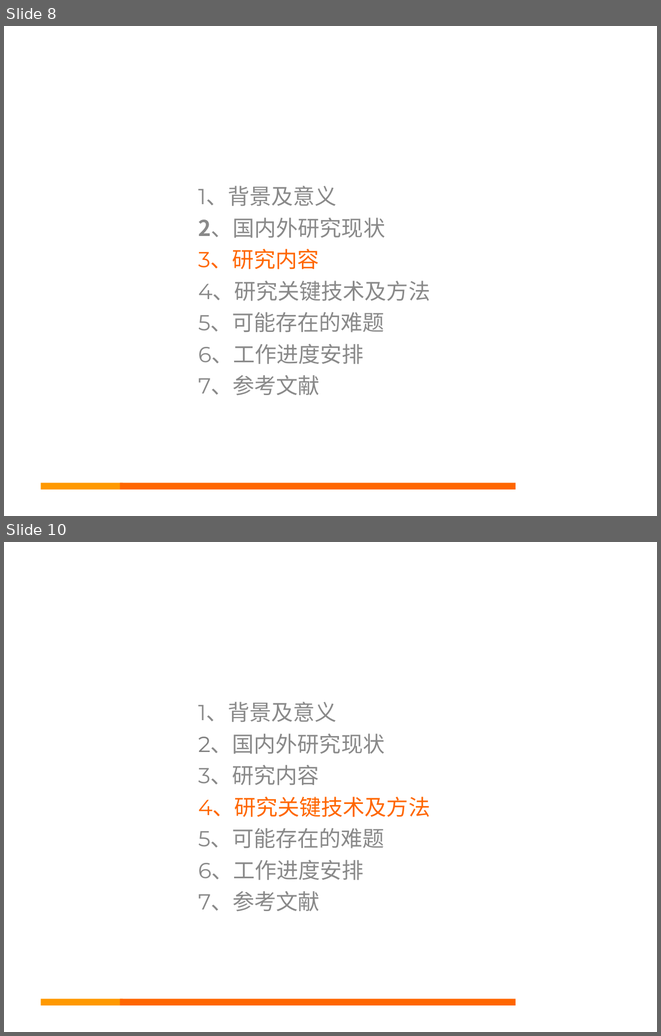
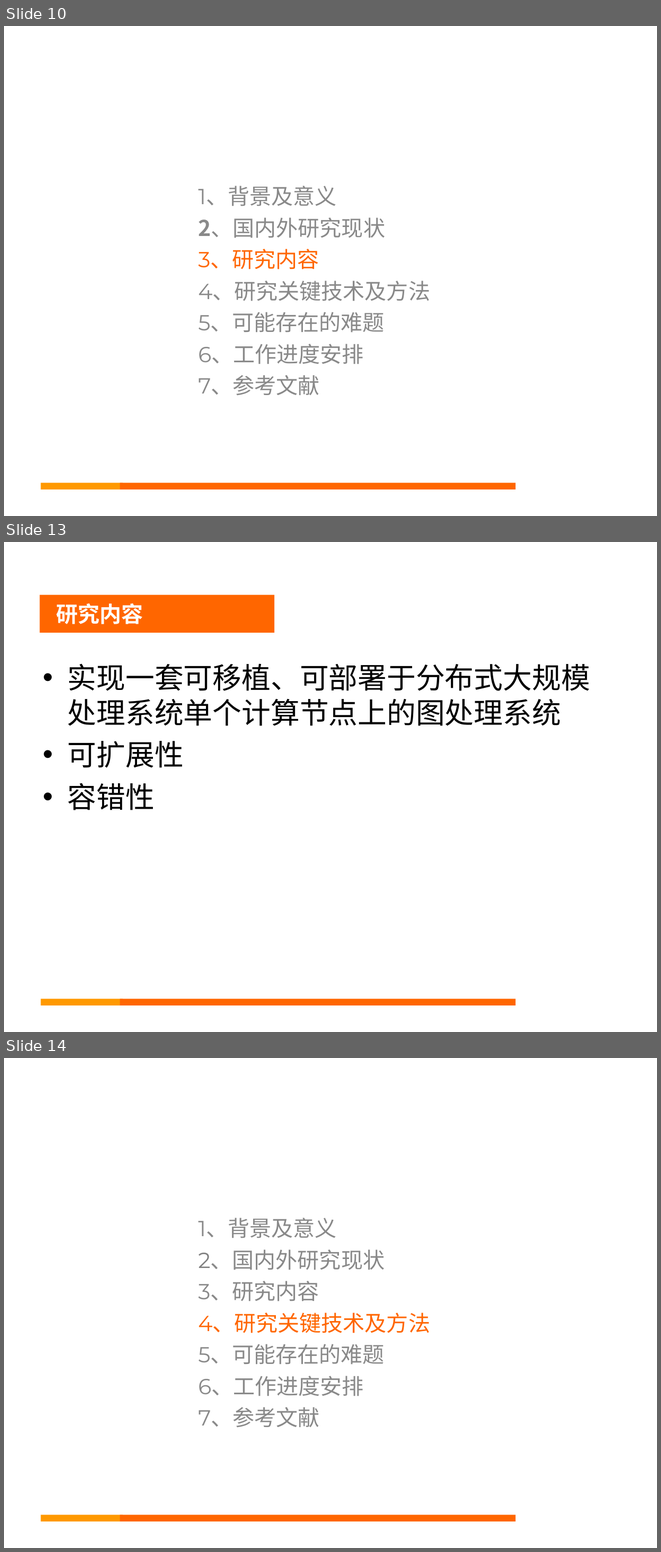
Before and after one commit to gitDangerSnake/thesis, a slide deck: eassy/开题报告.ppt. Shown one above the other, each under a label of ours: slides 8 and 10 before the commit, slides 10, 13 and 14 after it; the slides between them are not shown. The pictures are 661x1036 and 661x1552 pixels, drawn with LibreOffice and Linux fonts; fonts in the diff are those of the drawing; background and template pictures are left out. Boxes give left, top, right and bottom in pixels: in the first picture for what was removed or moved away, otherwise in the second. Text is boxed around its words. In the diff, an @@ line names an element or a change of style, - is before the commit and + after.

```diff
--- a/eassy/开题报告.ppt
+++ b/eassy/开题报告.ppt
@@ slide 13 added at (4, 542, 657, 1032), background picture (left out); not listed: 2 template elements that a slide beside it also shows @@
@@ rectangle added at (40, 595, 274, 633), fill #FF6600, 24 pt, text #FFFFFF, bold @@
+研究内容
@@ text added at (68, 663, 590, 810), 32 pt, text #000000 @@
+• 实现一套可移植、可部署于分布式大规模处理系统单个计算节点上的图处理系统
+• 可扩展性
+• 容错性
@@ what was slide 8 is now slide 10 @@
@@ what was slide 10 is now slide 14 @@
```
Also in this commit, not shown: 9 slides changed, 3 other slides added, 2 other files.
